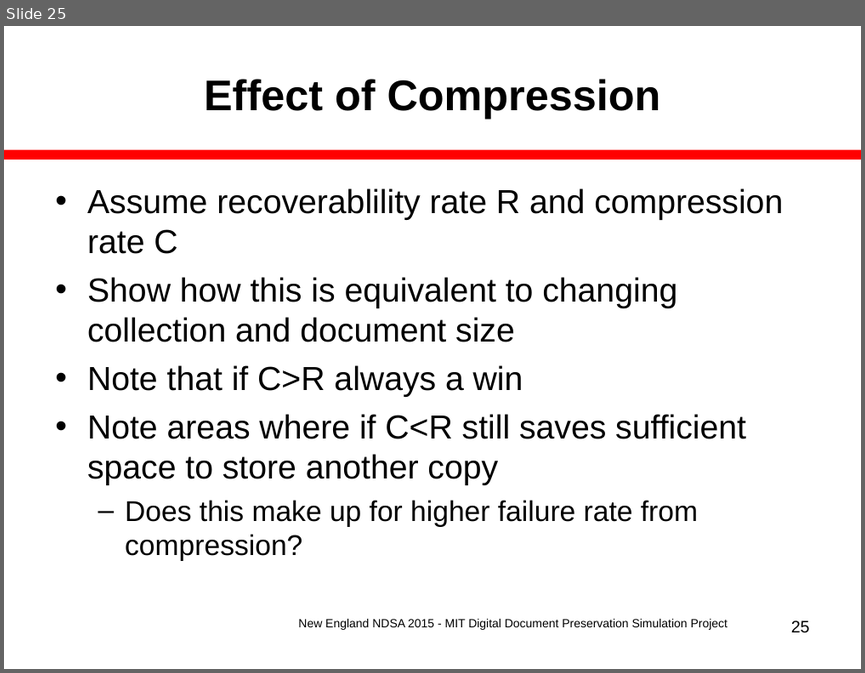
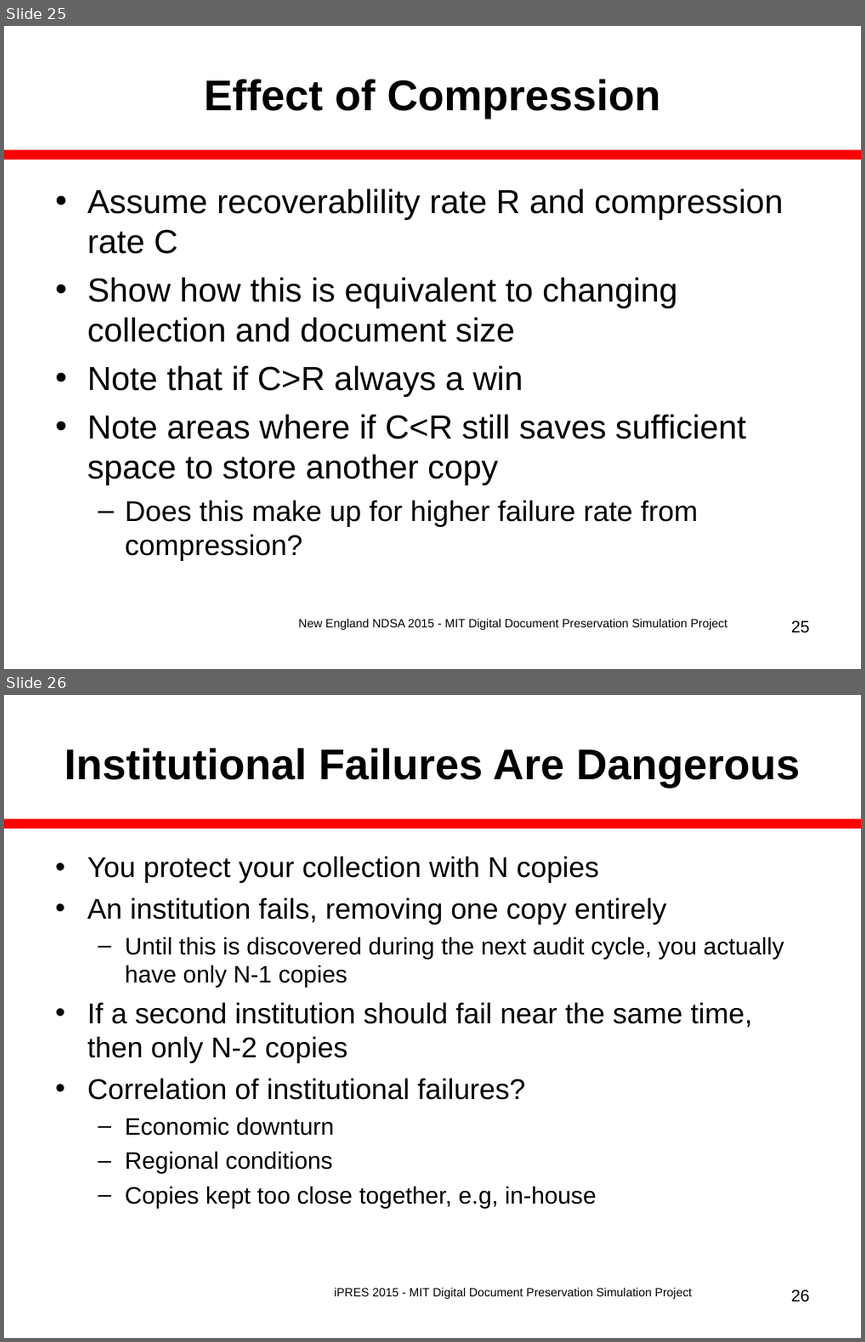
Before and after one commit to MIT-Informatics/PreservationSimulation, a slide deck: shelf/docs/Slides_iPres2015Nov.ppt. Shown one above the other, each under a label of ours: slide 25 before the commit, slides 25 and 26 after it. The pictures are 865x673 and 865x1342 pixels, drawn with LibreOffice and Linux fonts; fonts in the diff are those of the drawing. Boxes give left, top, right and bottom in pixels: in the first picture for what was removed or moved away, otherwise in the second. Text is boxed around its words. In the diff, an @@ line names an element or a change of style, - is before the commit and + after.

Commit message:
Add institutional failure and tricky audit graphs to slides for iPRES.

```diff
--- a/shelf/docs/Slides_iPres2015Nov.ppt
+++ b/shelf/docs/Slides_iPres2015Nov.ppt
@@ slide 26 added at [4, 695, 861, 1338], background #FFFFFF; not listed: 1 template element that a slide beside it also shows @@
@@ title added at [64, 748, 800, 788], 36 pt, text #000000, bold @@
+Institutional Failures Are Dangerous
@@ text added at [87, 856, 784, 1208], 24 pt, text #000000 @@
+• You protect your collection with N copies
+• An institution fails, removing one copy entirely
+  – Until this is discovered during the next audit cycle, you actually have only N-1 copies
+• If a second institution should fail near the same time, then only N-2 copies
+• Correlation of institutional failures?
+  – Economic downturn
+  – Regional conditions
+  – Copies kept too close together, e.g, in-house
@@ text added at [334, 1287, 692, 1299], 10 pt, text #000000 @@
+iPRES 2015 - MIT Digital Document Preservation Simulation Project
@@ page number added at [791, 1289, 810, 1302], 14 pt, text #000000 @@
+26
```
Also in this commit, not shown: 3 slides changed, 3 other slides added, 6 other files.
